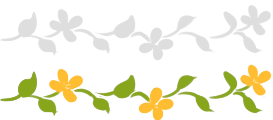
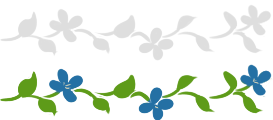
Two versions of the same layered image (273x120). Layer-by-layer changes:
painted on "Layer 3" over [44, 64, 273, 120]
showed "Layer 2", painted on it over [0, 64, 273, 120]
